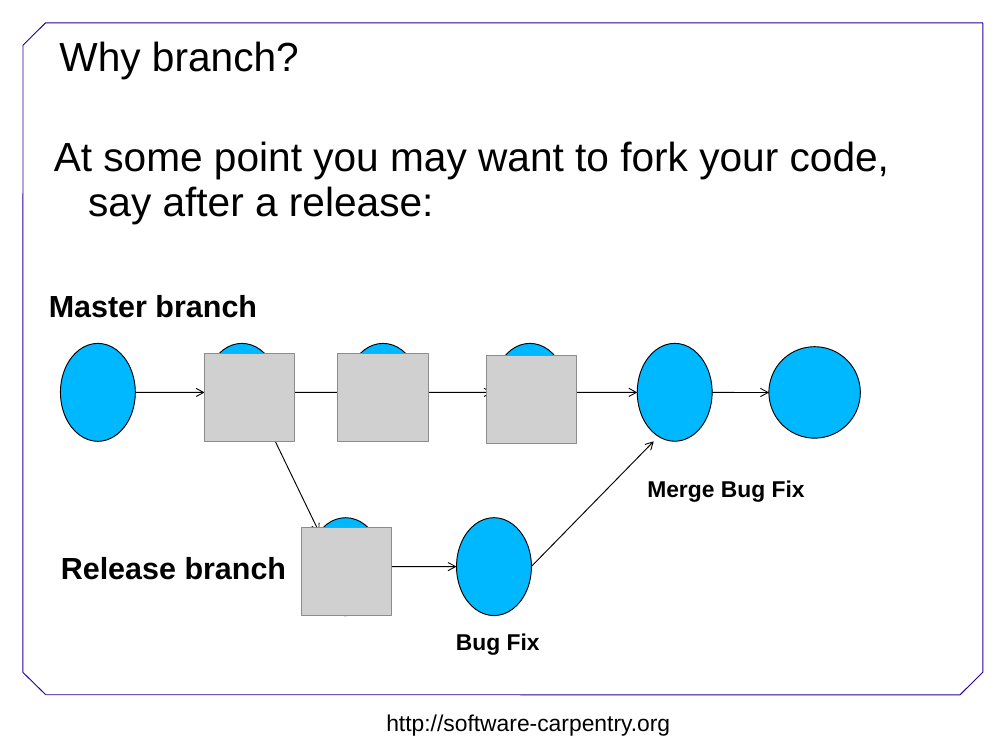
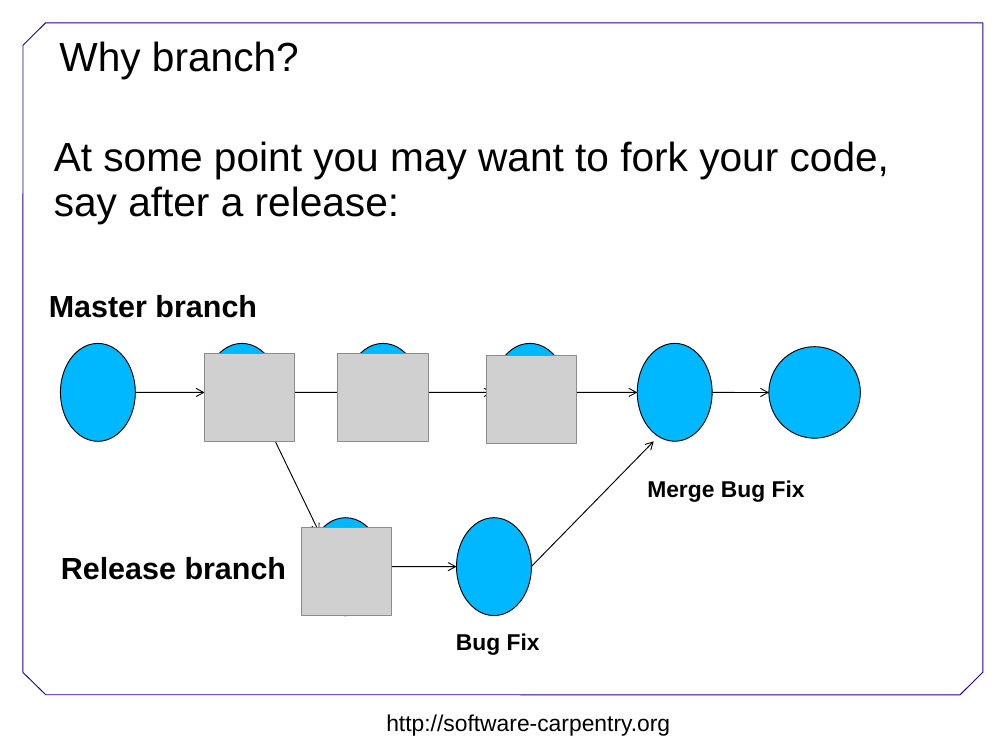
Before and after one commit to swcarpentry/DEPRECATED-boot-camps, a slide deck: slide 9 of version-control/Version-control.ppt. Drawn at 1008x756 pixels with LibreOffice and Linux fonts; fonts in the diff are those of the drawing; grey boxes stand for pictures; background and template pictures are left out. Boxes give left, top, right and bottom in pixels: in the first picture for what was removed or moved away, otherwise in the second. Text is boxed around its words. In the diff, an @@ line names an element or a change of style, - is before the commit and + after.

```diff
--- a/version-control/Version-control.ppt
+++ b/version-control/Version-control.ppt
@@ text "At some point you may ..." at (54, 141, 889, 224): indent changed @@
```
Also in this commit, not shown: 1 other slide changed, 14 slides added, 1 slide removed.
